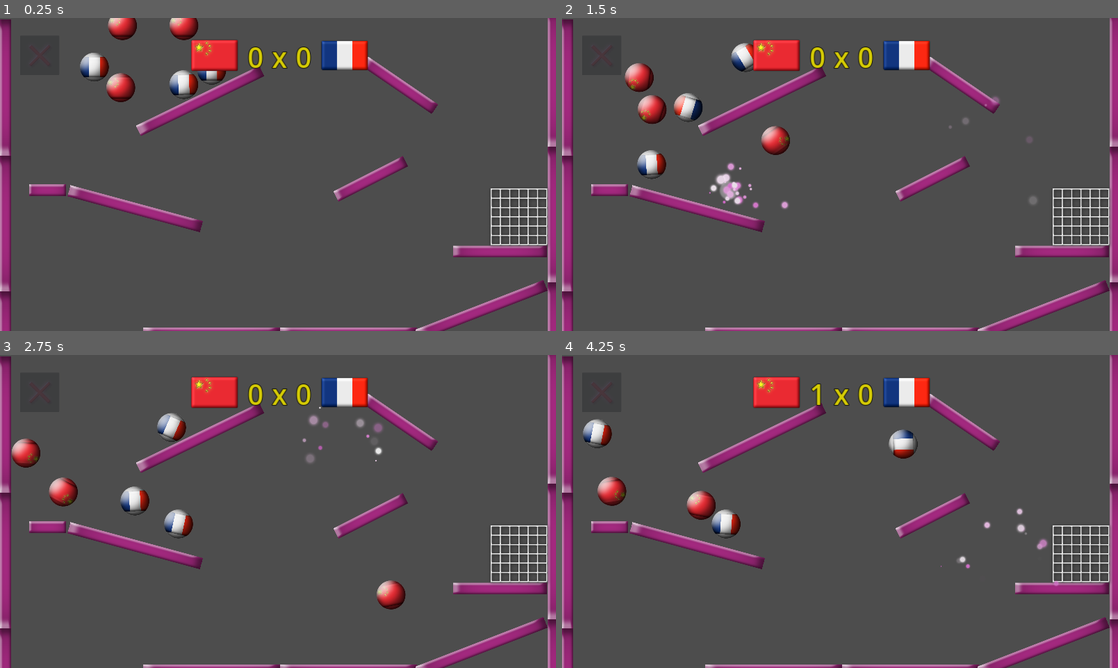
Above: before the commit, frames 1-4 (two rows, left to right).
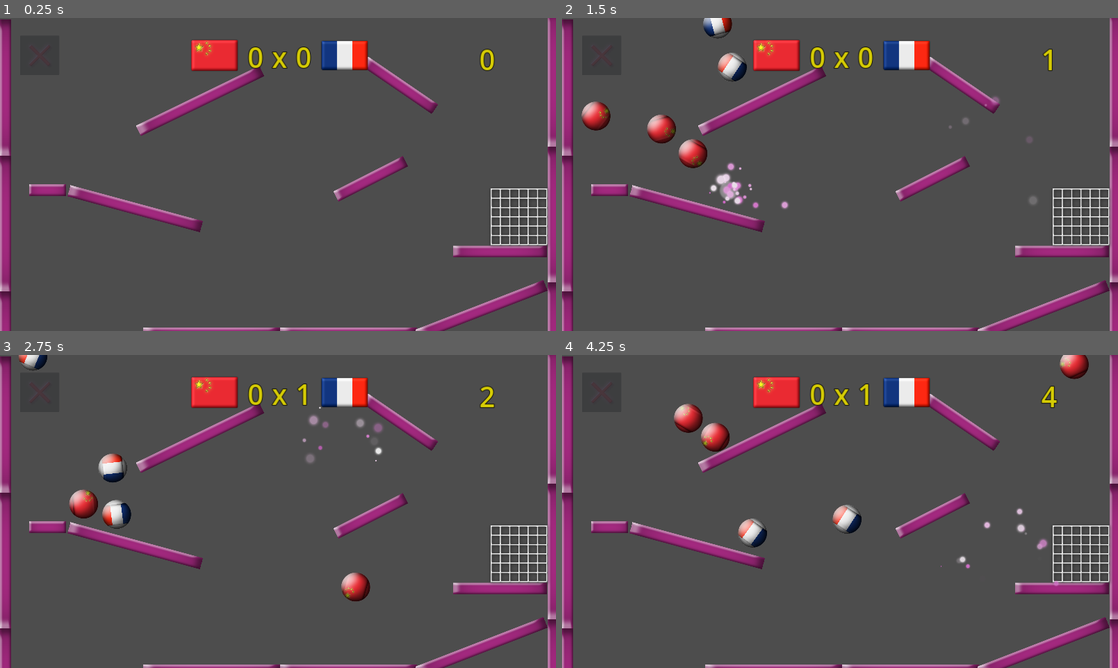
Above: after the commit, the same moments.

Repository: vibrunazo/godot-akira-flags
Game: Godot game, scene res://games/ballgame/ball_game.tscn
The game is run twice, just before and just after one commit, with the same random seed, the same clock (stepped at 60 frames per second) and the same inputs. This scene is started directly instead of the project's main scene. The engine's default icon, where the game draws it, is replaced by a stand-in: a white triangle on a blue panel in a dark square. Sound files missing from this copy of the repository are replaced by a short silence.
Inputs (mouse positions are in pixels of both pictures, inside the frame that each line leads up to):
- Up to frame 1 (0.25 s): no input
- Up to frame 2 (1.5 s): move the mouse to (962, 158) at 0.52 s; click (962, 158) at 0.67 s; drag from (728, 190) to (1079, 215) at 1.27 s
- Up to frame 3 (2.75 s): move the mouse to (333, 442) at 2.02 s; click (333, 442) at 2.17 s
- Up to frame 4 (4.25 s): drag from (812, 574) to (673, 464) at 2.77 s; move the mouse to (1006, 558) at 3.52 s; click (1006, 558) at 3.67 s

The runs differ from the first frame. In frame 1, 2.0% of the frame differs, in the area x 14-89%, y 0-27%; in frame 2, 3.8%; in frame 3, 4.0%, in the area x 2-89%, y 0-82%; in frame 4, 4.0%.

Commit message:
game ends and resets after ellapsed time is over

Diff:
--- a/games/ballgame/ball_game.gd
+++ b/games/ballgame/ball_game.gd
@@ -3,6 +3,10 @@
 
 ## Array of team ids
 @export var teams: Array[String] = ['uk', 'uruguay']
+## Amount of balls per team
+@export var max_balls: int = 3
+## Time in seconds the match lasts
+@export var max_time: float = 45
 
 @onready var game_layer: Node = %GameLayer
 @onready var net: Area2D = %Net
@@ -11,10 +15,14 @@
 @onready var audio_country: AudioStreamPlayer = $AudioCountry
 @onready var label_score0: Label = %Score0
 @onready var label_score1: Label = %Score1
+@onready var label_time: Label = %LabelTime
 @onready var sprite_flag0: Sprite2D = %SpriteFlag0
 @onready var sprite_flag1: Sprite2D = %SpriteFlag1
 @onready var balls_layer: Node2D = $GameLayer/balls
+@onready var spawn_area: SpawnArea = %SpawnArea
 
+## Is the game in a playable state. If false, the game is over
+var is_ready := true
 ## Is cooldown ready to spawn push fields
 var is_spawn_ready := true
 ## Cooldown in seconds between new spawns
@@ -25,18 +33,46 @@
 var is_mouse_down: bool = false
 ## Ball that gets dragged by the mouse
 var drag_ball: DragBall
+## Ellapsed time on the match, up to [member max_time]
+var time: float = 0
 
 
 # Called when the node enters the scene tree for the first time.
 func _ready():
+	start()
+
+## Starts a new game
+func start():
+	is_ready = true
+	time = 0
+	scores = [0, 0]
 	pick_teams()
 	update_flags()
-	#(%Camera2D as Camera2D)
-#
-#func _physics_process(_delta):
-	#if is_mouse_down and drag_ball:
-		#drag_ball.global_position = get_global_mouse_position()
-		#drag_ball.move_and_collide()
+	spawn_balls()
+	update_ui_time()
+	update_ui_score()
+
+## Resets the game, by deleting all balls. Then starts all over
+func re_start():
+	var balls: Array = balls_layer.get_children()
+	for ball: PlayerBall in balls:
+		ball.queue_free()
+	start()
+
+## Spawns all balls for all teams
+func spawn_balls():
+	for team: String in teams:
+		for i in range(max_balls):
+			spawn_ball(team)
+
+## Spawns a single ball for a given team
+func spawn_ball(team_id: String):
+	print('spawn ball %s' % team_id)
+	var ball_scene := load("res://games/ballgame/player_ball.tscn") as PackedScene
+	var ball := ball_scene.instantiate() as PlayerBall
+	ball.team = team_id
+	ball.global_position = spawn_area.get_random_point()
+	balls_layer.add_child(ball)
 
 func _unhandled_input(event):
 	if event is InputEventMouseButton:
@@ -62,6 +98,7 @@
 
 ## Spawns the force field that pushes balls away
 func spawn_push(pos: Vector2):
+	if not is_ready: return
 	var field := load("res://games/ballgame/push_field.tscn").instantiate() as Node2D
 	field.global_position = pos
 	game_layer.add_child(field)
@@ -71,6 +108,7 @@
 
 ## Spawns the DragBall that gets dragged with the mouse and assign it to [member drag_ball]
 func spawn_drag_ball():
+	if not is_ready: return
 	var ball := load("res://games/ballgame/drag_ball.tscn").instantiate() as Node2D
 	game_layer.add_child(ball)
 	drag_ball = ball
@@ -83,20 +121,22 @@
 	audio_goal.stop()
 
 func _on_net_body_entered(body):
+	if not is_ready: return
 	if body is PlayerBall:
+		var team: String = body.team
 		print('goal!')
 		body.global_position.x = 0
 		body.global_position.y = -300
 
 		stop_audio()
 		audio_goal.play()
-		inc_team_score(body.team)
+		inc_team_score(team)
 		update_ui_score()
 		await audio_goal.finished
-		audio_from.stream = Countries.get_pronoun_audio(body.team)
+		audio_from.stream = Countries.get_pronoun_audio(team)
 		audio_from.play()
 		await audio_from.finished
-		var stream := Countries.get_audio(body.team)
+		var stream := Countries.get_audio(team)
 		audio_country.stream = stream
 		audio_country.play()
 
@@ -123,12 +163,32 @@
 func update_flags():
 	sprite_flag0.texture = Countries.get_flag(teams[0])
 	sprite_flag1.texture = Countries.get_flag(teams[1])
-	var index: int = 0
-	var balls: Array = balls_layer.get_children()
-	for ball: PlayerBall in balls:
-		if index < balls.size() * 0.5:
-			ball.team = teams[0]
-		else:
-			ball.team = teams[1]
-		ball.update_country()
-		index += 1
+	#var index: int = 0
+	#var balls: Array = balls_layer.get_children()
+	#for ball: PlayerBall in balls:
+		#if index < balls.size() * 0.5:
+			#ball.team = teams[0]
+		#else:
+			#ball.team = teams[1]
+		#ball.update_country()
+		#index += 1
+
+
+
+func _on_timer_timeout():
+	if time >= max_time:
+		end()
+		return
+	time += 1
+	update_ui_time()
+
+## Updates the UI with the ellapsed time
+func update_ui_time():
+	label_time.text = "%s" % round(time)
+
+func end():
+	if not is_ready: return
+	is_ready = false
+	await get_tree().create_timer(2).timeout
+	print('game over, restarting')
+	re_start()
--- a/games/ballgame/ball_game.tscn
+++ b/games/ballgame/ball_game.tscn
@@ -1,6 +1,5 @@
-[gd_scene load_steps=15 format=3 uid="uid://cm7wx8vnwdxit"]
-
-[ext_resource type="PackedScene" uid="uid://bwomel0weobus" path="res://games/ballgame/player_ball.tscn" id="1_4n2hc"]
+[gd_scene load_steps=14 format=3 uid="uid://cm7wx8vnwdxit"]
+
 [ext_resource type="Script" path="res://games/ballgame/ball_game.gd" id="1_v850d"]
 [ext_resource type="PackedScene" uid="uid://ce0uocnomampc" path="res://ui/fade_button.tscn" id="2_tpmqb"]
 [ext_resource type="PackedScene" uid="uid://b6jiwqw1qjyc4" path="res://games/ballgame/wall.tscn" id="3_ec2oj"]
@@ -121,27 +120,6 @@
 
 [node name="balls" type="Node2D" parent="GameLayer"]
 
-[node name="PlayerBall" parent="GameLayer/balls" instance=ExtResource("1_4n2hc")]
-position = Vector2(423, -2)
-team = "canada"
-
-[node name="PlayerBall2" parent="GameLayer/balls" instance=ExtResource("1_4n2hc")]
-position = Vector2(635, -2)
-team = "canada"
-
-[node name="PlayerBall4" parent="GameLayer/balls" instance=ExtResource("1_4n2hc")]
-position = Vector2(417, 212)
-team = "canada"
-
-[node name="PlayerBall5" parent="GameLayer/balls" instance=ExtResource("1_4n2hc")]
-position = Vector2(639, 213)
-
-[node name="PlayerBall6" parent="GameLayer/balls" instance=ExtResource("1_4n2hc")]
-position = Vector2(731, 152)
-
-[node name="PlayerBall7" parent="GameLayer/balls" instance=ExtResource("1_4n2hc")]
-position = Vector2(326, 141)
-
 [node name="Net" parent="GameLayer" instance=ExtResource("5_wxmyt")]
 unique_name_in_owner = true
 position = Vector2(1790, 684)
@@ -169,6 +147,7 @@
 teleport_to = NodePath("../SpawnArea")
 
 [node name="SpawnArea" parent="GameLayer" instance=ExtResource("6_g82ym")]
+unique_name_in_owner = true
 position = Vector2(691, -352)
 
 [node name="UILayer" type="CanvasLayer" parent="."]
@@ -241,6 +220,18 @@
 scale = Vector2(0.5, 0.5)
 texture = ExtResource("8_tmihj")
 
+[node name="LabelTime" type="Label" parent="UILayer"]
+unique_name_in_owner = true
+offset_left = 1655.0
+offset_top = 77.0
+offset_right = 1758.0
+offset_bottom = 209.0
+theme_override_colors/font_color = Color(0.839216, 0.8, 0.0156863, 1)
+theme_override_colors/font_outline_color = Color(0, 0, 0, 1)
+theme_override_constants/outline_size = 8
+theme_override_font_sizes/font_size = 96
+text = "0"
+
 [node name="AudioGoal" type="AudioStreamPlayer" parent="."]
 stream = SubResource("AudioStreamRandomizer_7636b")
 
@@ -250,5 +241,9 @@
 [node name="AudioCountry" type="AudioStreamPlayer" parent="."]
 stream = ExtResource("8_iusns")
 
+[node name="Timer" type="Timer" parent="."]
+autostart = true
+
 [connection signal="body_entered" from="GameLayer/Net" to="." method="_on_net_body_entered"]
 [connection signal="confirmed" from="UILayer/MarginContainer/QuitButton" to="." method="_on_quit_button_confirmed"]
+[connection signal="timeout" from="Timer" to="." method="_on_timer_timeout"]
--- a/games/ballgame/drag_ball.gd
+++ b/games/ballgame/drag_ball.gd
@@ -29,7 +29,6 @@
 
 
 func _on_timer_timeout():
-	print('moo')
 	var fx: GPUParticles2D = fx_scene.instantiate() as GPUParticles2D
 	fx.amount_ratio = 0.2
 	fx.global_position = global_position
--- a/games/ballgame/spawn_area.gd
+++ b/games/ballgame/spawn_area.gd
@@ -2,10 +2,7 @@
 
 @onready var collision: CollisionShape2D = %CollisionShape2D
 
-# Called when the node enters the scene tree for the first time.
-#func _ready():
-	#pass
-
+## Returns a random point inside the SpawnArea in global coordinates
 func get_random_point() -> Vector2:
 	var shape: RectangleShape2D = collision.shape as RectangleShape2D
 	var x1 := -shape.size.x / 2
